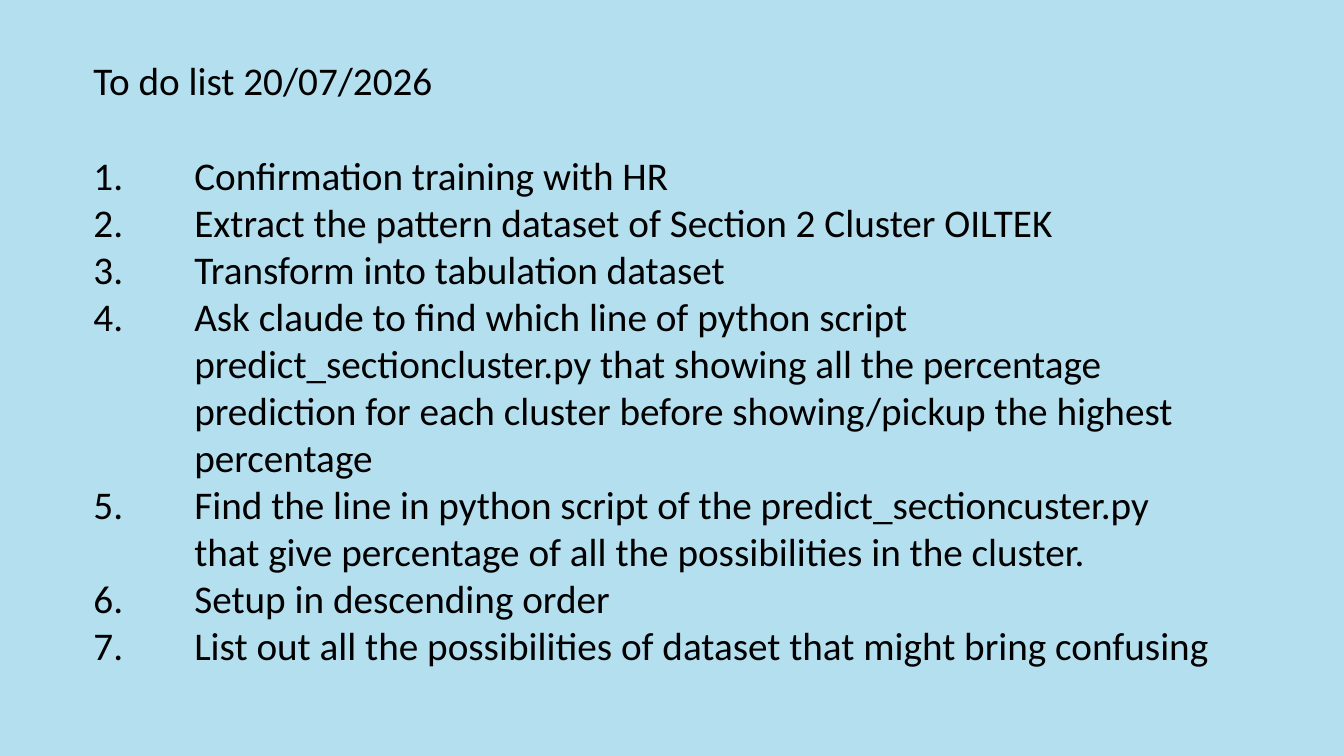
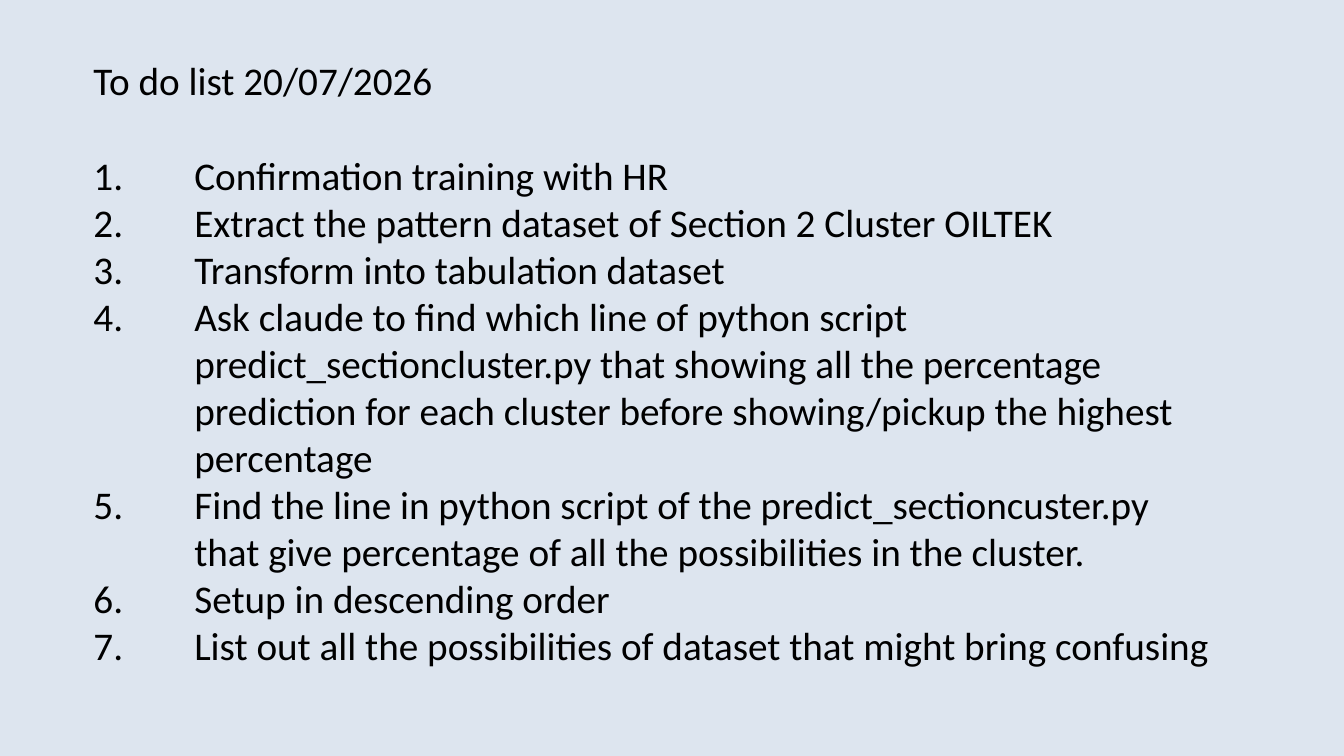
Before and after one commit to Syaziyah30/DeviceCluster, a slide deck: slide 10 of 1.training_model/supplementary/Device Identifier 20260717.pptx. Drawn at 1344x756 pixels with LibreOffice and Linux fonts; fonts in the diff are those of the drawing. Boxes give left, top, right and bottom in pixels: in the first picture for what was removed or moved away, otherwise in the second. Text is boxed around its words. In the diff, an @@ line names an element or a change of style, - is before the commit and + after.

```diff
--- a/1.training_model/supplementary/Device Identifier 20260717.pptx
+++ b/1.training_model/supplementary/Device Identifier 20260717.pptx
@@ background #B4DFEF to #DDE5EF @@
```
Also in this commit, not shown: 17 other slides changed, 1 slide added, 2 other files.
